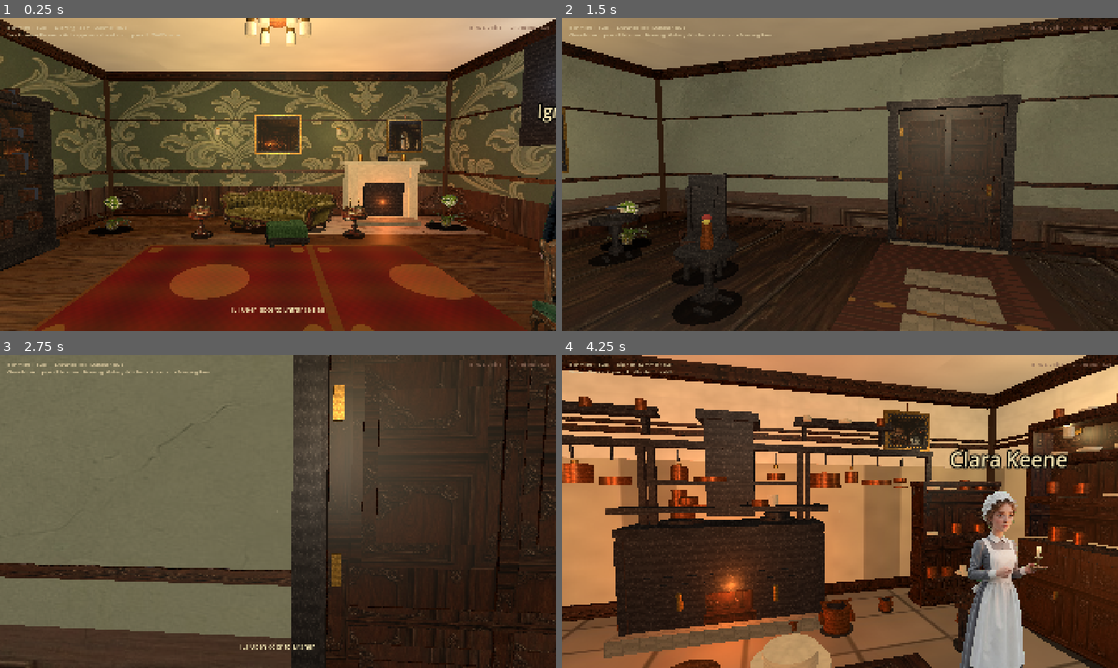
Above: before the commit, frames 1-4 (two rows, left to right).
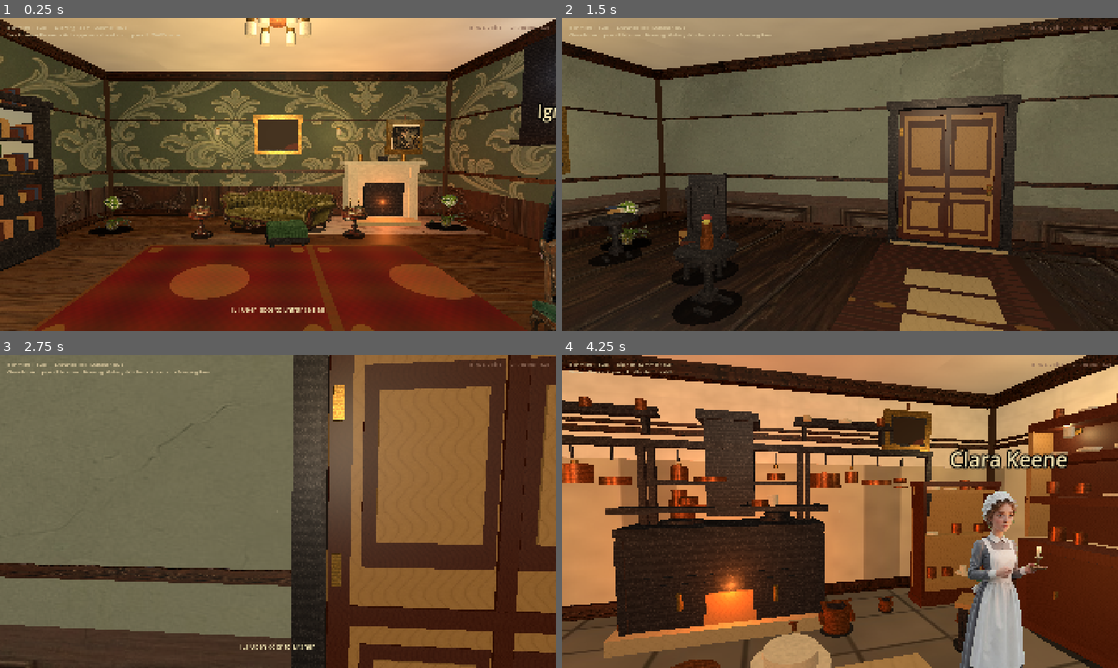
Above: after the commit, the same moments.

Repository: drakewing-eng/aetheric-engine
Game: Godot game, scene res://scenes/fps_main.tscn
The game is run twice, just before and just after one commit, with the same random seed, the same clock (stepped at 60 frames per second) and the same inputs.
Inputs (mouse positions are in pixels of both pictures, inside the frame that each line leads up to):
- Up to frame 1 (0.25 s): no input
- Up to frame 2 (1.5 s): tap Enter at 0.5 s; move the mouse to (867, 174) at 0.52 s; hold E (interact) 0.53-1.28 s; hold W (move_forward) from 0.53 s (still down); click (867, 174) at 0.67 s; move the mouse to (812, 174) at 1.27 s; tap E (interact) at 1.35 s
- Up to frame 3 (2.75 s): keep holding W (move_forward); tap E (interact) at 2 s; move the mouse to (289, 505) at 2.02 s; hold E (interact) from 2.03 s (still down)
- Up to frame 4 (4.25 s): keep holding W (move_forward); move the mouse to (834, 517) at 2.77 s; release E (interact) at 2.78 s; tap E (interact) at 2.85 s; click (834, 517) at 2.92 s; move the mouse to (878, 514) at 3.52 s; hold E (interact) from 3.53 s (still down)

The runs differ from the first frame. In frame 1, 2.5% of the frame differs, in the area x 0-100%, y 0-73%; in frame 2, 7.5%; in frame 3, 24%, in the area x 52-100%, y 0-100%; in frame 4, 18%.

Commit message:
visual loop 54: wall hangings (art/views/mirrors) + wood species textures

Diff:
--- a/aetheric-engine-godot/scripts/fps_props.gd
+++ b/aetheric-engine-godot/scripts/fps_props.gd
@@ -27,6 +27,11 @@
 const CHALK := Color(0.35, 0.38, 0.32)
 
 const TEX_WOOD := "res://assets/rooms/textures/victorian/furniture_wood.jpg"
+const TEX_WOOD_MAHOGANY := "res://assets/rooms/textures/wood/wood_mahogany.jpg"
+const TEX_WOOD_OAK := "res://assets/rooms/textures/wood/wood_oak.jpg"
+const TEX_WOOD_PINE := "res://assets/rooms/textures/wood/wood_pine.jpg"
+const TEX_WOOD_SCRUBBED := "res://assets/rooms/textures/wood/wood_scrubbed.jpg"
+const TEX_WOOD_EBONY := "res://assets/rooms/textures/wood/wood_ebony.jpg"
 const TEX_VELVET_RED := "res://assets/rooms/textures/victorian/fabric_velvet_red.jpg"
 const TEX_VELVET_GREEN := "res://assets/rooms/textures/victorian/fabric_velvet_green.jpg"
 const TEX_VELVET_GREEN_DEEP := "res://assets/rooms/textures/victorian/fabric_velvet_green_deep.jpg"
@@ -38,6 +43,29 @@
 const TEX_STONE := "res://assets/rooms/textures/victorian/stone_flag.jpg"
 const TEX_PLASTER := "res://assets/rooms/textures/victorian/plaster_cream.jpg"
 const TEX_MARBLE := "res://assets/rooms/textures/victorian/marble.jpg"
+
+# Victorian wall art — NEVER use room photos as paintings (reads as wrong window).
+const ART_LANDSCAPES := [
+	"res://assets/rooms/textures/art/landscape_pastoral.jpg",
+	"res://assets/rooms/textures/art/landscape_pastoral2.jpg",
+	"res://assets/rooms/textures/art/landscape_seascape.jpg",
+	"res://assets/rooms/textures/art/landscape_storm.jpg",
+	"res://assets/rooms/textures/art/landscape_park.jpg",
+]
+const ART_STILL_LIFES := [
+	"res://assets/rooms/textures/art/still_life_fruit.jpg",
+	"res://assets/rooms/textures/art/still_life_dark.jpg",
+]
+const VIEW_EXTERIORS := [
+	"res://assets/rooms/textures/views/view_garden.jpg",
+	"res://assets/rooms/textures/views/view_garden2.jpg",
+	"res://assets/rooms/textures/views/view_yard.jpg",
+	"res://assets/rooms/textures/views/view_street.jpg",
+	"res://assets/rooms/textures/views/view_night.jpg",
+]
+
+# Cached procedural textures (performance: generate once per process)
+static var _tex_cache: Dictionary = {}
 
 static func spawn_all(parent: Node3D, props: Array) -> void:
 	var root := Node3D.new()
@@ -690,11 +718,12 @@
 	root.name = "PrepTable"
 	var width: float = prop.get("width", 1.8)
 	var seed0: int = int(prop.get("seed", 0))
-	_add_box(root, Vector3(0, 0.82, 0), Vector3(width, 0.06, 0.85), OAK.lightened(0.15), true, 0.65)
-	_add_box(root, Vector3(0, 0.72, 0), Vector3(width - 0.1, 0.12, 0.78), OAK, false, 0.55)
+	# Scrubbed pale work-top (reads as board, not mahogany furniture)
+	_add_box(root, Vector3(0, 0.82, 0), Vector3(width, 0.06, 0.85), Color(0.72, 0.62, 0.42), true, 0.72)
+	_add_box(root, Vector3(0, 0.72, 0), Vector3(width - 0.1, 0.12, 0.78), Color(0.55, 0.42, 0.28), false, 0.55)
 	for lx in [-width * 0.4, width * 0.4]:
 		for lz in [-0.32, 0.32]:
-			_add_box(root, Vector3(lx, 0.4, lz), Vector3(0.08, 0.78, 0.08), OAK.darkened(0.1), true, 0.5)
+			_add_box(root, Vector3(lx, 0.4, lz), Vector3(0.08, 0.78, 0.08), Color(0.38, 0.26, 0.14), true, 0.55)
 	# Stretchers
 	_add_box(root, Vector3(0, 0.18, 0), Vector3(width * 0.75, 0.04, 0.7), OAK.darkened(0.08), false, 0.55)
 	# Varied still-life — avoid clone white cylinders
@@ -1290,6 +1319,8 @@
 	return root
 
 static func _make_window(feat: Dictionary) -> Node3D:
+	## Sash-style window with OUTSIDE view plate behind glass (garden/street/yard).
+	## Never a room photo — that reads as a painting/mirror mistake.
 	var root := Node3D.new()
 	root.name = "Window"
 	var pos: Array = feat.get("pos", [0, 0, 0])
@@ -1297,24 +1328,56 @@
 	root.rotation_degrees.y = feat.get("yaw", 0.0)
 	var w: float = feat.get("width", 1.1)
 	var h: float = feat.get("height", 1.85)
+	var seed0: int = int(feat.get("seed", int(absf(pos[0] * 10.0 + pos[2] * 3.0))))
 	_add_box(root, Vector3(0, h * 0.5, 0), Vector3(w + 0.08, h + 0.08, 0.14), MAHOGANY, true, 0.35)
+	# Architrave + sill (period sash)
+	_add_box(root, Vector3(0, h + 0.04, 0.02), Vector3(w + 0.18, 0.08, 0.16), MAHOGANY_DARK, false, 0.4)
+	_add_box(root, Vector3(0, 0.04, 0.08), Vector3(w + 0.2, 0.08, 0.22), MAHOGANY, false, 0.42)
 	# Mullion cross
 	_add_box(root, Vector3(0, h * 0.5, 0.05), Vector3(0.05, h - 0.15, 0.04), MAHOGANY_DARK, false, 0.4)
 	_add_box(root, Vector3(0, h * 0.5, 0.05), Vector3(w - 0.15, 0.05, 0.04), MAHOGANY_DARK, false, 0.4)
-	# Solid cool glass panes (alpha glass often reads black)
-	var gcol := Color(0.62, 0.76, 0.88)
-	_add_box(root, Vector3(-w * 0.22, h * 0.72, 0.04), Vector3(w * 0.38, h * 0.38, 0.02), gcol, false, 0.18)
-	_add_box(root, Vector3(w * 0.22, h * 0.72, 0.04), Vector3(w * 0.38, h * 0.38, 0.02), gcol, false, 0.18)
-	_add_box(root, Vector3(-w * 0.22, h * 0.28, 0.04), Vector3(w * 0.38, h * 0.38, 0.02), gcol, false, 0.18)
-	_add_box(root, Vector3(w * 0.22, h * 0.28, 0.04), Vector3(w * 0.38, h * 0.38, 0.02), gcol, false, 0.18)
-	# Exterior sky plate
-	_add_box(root, Vector3(0, h * 0.5, -0.06), Vector3(w * 0.9, h * 0.9, 0.03), Color(0.52, 0.66, 0.8), false, 0.95)
-	# Cool window fill light
+	# Exterior view plate (behind glass)
+	var view_path: String = str(feat.get("view", ""))
+	if view_path == "" or view_path.find("richmond_") >= 0 or view_path.find("wallpaper_") >= 0:
+		view_path = VIEW_EXTERIORS[seed0 % VIEW_EXTERIORS.size()]
+	var view_mi := MeshInstance3D.new()
+	var vm := BoxMesh.new()
+	vm.size = Vector3(w * 0.92, h * 0.92, 0.02)
+	view_mi.mesh = vm
+	var vmat := StandardMaterial3D.new()
+	var vtex := _load_tex(view_path)
+	if vtex:
+		vmat.albedo_texture = vtex
+		vmat.albedo_color = Color(0.95, 0.95, 0.92)
+	else:
+		vmat.albedo_color = Color(0.45, 0.62, 0.78)
+	vmat.roughness = 0.95
+	vmat.shading_mode = BaseMaterial3D.SHADING_MODE_PER_PIXEL
+	view_mi.material_override = vmat
+	view_mi.position = Vector3(0, h * 0.5, -0.07)
+	root.add_child(view_mi)
+	# Cool glass panes over view (slight alpha so exterior reads through)
+	var gmat := StandardMaterial3D.new()
+	gmat.albedo_color = Color(0.7, 0.82, 0.9, 0.22)
+	gmat.metallic = 0.15
+	gmat.roughness = 0.08
+	gmat.transparency = BaseMaterial3D.TRANSPARENCY_ALPHA
+	gmat.cull_mode = BaseMaterial3D.CULL_DISABLED
+	for ox in [-1.0, 1.0]:
+		for oy in [0.72, 0.28]:
+			var pane := MeshInstance3D.new()
+			var pm := BoxMesh.new()
+			pm.size = Vector3(w * 0.38, h * 0.36, 0.015)
+			pane.mesh = pm
+			pane.material_override = gmat
+			pane.position = Vector3(ox * w * 0.22, h * oy, 0.04)
+			root.add_child(pane)
+	# One fill light only (perf: not every pane)
 	var fill := OmniLight3D.new()
-	fill.light_color = Color(0.75, 0.85, 0.95)
-	fill.light_energy = 0.55
-	fill.omni_range = 4.0
-	fill.position = Vector3(0, h * 0.5, 0.4)
+	fill.light_color = Color(0.78, 0.88, 0.98)
+	fill.light_energy = 0.4
+	fill.omni_range = 3.5
+	fill.position = Vector3(0, h * 0.55, 0.35)
 	root.add_child(fill)
 	return root
 
@@ -1444,19 +1507,47 @@
 	return root
 
 static func _make_mirror(feat: Dictionary) -> Node3D:
+	## Victorian overmantel / wall mirror: gilt frame + silvered glass that
+	## *reads as reflective* (metallic + env) — not a room photo in a frame.
 	var root := Node3D.new()
 	root.name = "Mirror"
 	var pos: Array = feat.get("pos", [0, 0, 0])
 	root.position = Vector3(pos[0], pos[1], pos[2])
 	root.rotation_degrees.y = feat.get("yaw", 0.0)
-	_add_box(root, Vector3(0, 0, 0), Vector3(1.1, 1.5, 0.1), BRASS, true, 0.4)
-	_add_box(root, Vector3(0, 0, 0.03), Vector3(0.95, 1.35, 0.04), Color(0.5, 0.36, 0.16), false, 0.4)
-	# Solid silvered glass (alpha glass often reads black)
-	_add_box(root, Vector3(0, 0, 0.06), Vector3(0.82, 1.18, 0.02), Color(0.7, 0.78, 0.85), false, 0.15)
+	var w: float = float(feat.get("width", 1.05))
+	var h: float = float(feat.get("height", 1.45))
+	# Ornate gilt frame + dark liner
+	_add_box(root, Vector3(0, 0, 0), Vector3(w + 0.08, h + 0.08, 0.1), BRASS, true, 0.32)
+	_add_box(root, Vector3(0, 0, 0.03), Vector3(w - 0.02, h - 0.02, 0.04), BRASS.darkened(0.15), false, 0.35)
+	_add_box(root, Vector3(0, 0, 0.04), Vector3(w - 0.12, h - 0.12, 0.03), Color(0.18, 0.12, 0.08), false, 0.55)
+	# Crest
+	_add_box(root, Vector3(0, h * 0.5 + 0.06, 0.02), Vector3(0.18, 0.1, 0.05), BRASS.lightened(0.08), false, 0.3)
+	# Silvered plate — high metal, low roughness so room lights/env reflect
+	var glass := MeshInstance3D.new()
+	var gm := BoxMesh.new()
+	gm.size = Vector3(w - 0.18, h - 0.18, 0.015)
+	glass.mesh = gm
+	var gmat := StandardMaterial3D.new()
+	gmat.albedo_color = Color(0.55, 0.62, 0.68)
+	gmat.metallic = 0.95
+	gmat.roughness = 0.06
+	gmat.specular_mode = BaseMaterial3D.SPECULAR_SCHLICK_GGX
+	gmat.shading_mode = BaseMaterial3D.SHADING_MODE_PER_PIXEL
+	glass.material_override = gmat
+	glass.position = Vector3(0, 0, 0.055)
+	root.add_child(glass)
+	# Soft catch-light so glass never reads as a black painting hole
+	var catch_l := OmniLight3D.new()
+	catch_l.light_color = Color(0.9, 0.92, 1.0)
+	catch_l.light_energy = 0.25
+	catch_l.omni_range = 1.6
+	catch_l.position = Vector3(0.15, 0.2, 0.35)
+	root.add_child(catch_l)
 	return root
 
 static func _make_painting(feat: Dictionary) -> Node3D:
-	## Gilt frame + canvas. Prefer scene photos over wallpaper (wallpaper reads as empty frame).
+	## Gilt-frame oil: landscape / still life / portrait — NEVER a room photo
+	## (room photos read as windows or nonsense mirrors).
 	var root := Node3D.new()
 	root.name = "Painting"
 	var pos: Array = feat.get("pos", [0, 0, 0])
@@ -1464,33 +1555,56 @@
 	root.rotation_degrees.y = feat.get("yaw", 0.0)
 	var w: float = feat.get("width", 0.85)
 	var h: float = feat.get("height", 1.05)
-	# Outer gilt frame (thicker) + dark inner lip + cord
-	_add_box(root, Vector3(0, 0, 0), Vector3(w + 0.04, h + 0.04, 0.09), BRASS, true, 0.32)
-	_add_box(root, Vector3(0, 0, 0.025), Vector3(w - 0.04, h - 0.04, 0.04), Color(0.22, 0.14, 0.08), false, 0.55)
-	_add_box(root, Vector3(0, h * 0.5 + 0.08, 0.01), Vector3(0.03, 0.12, 0.03), BRASS.darkened(0.1), false, 0.35)
+	var seed0: int = int(feat.get("seed", int(absf(pos[0] * 7.0 + pos[2] * 5.0 + w * 11.0))))
+	var kind: String = str(feat.get("art", "auto"))
+	# Outer gilt frame + dark liner + hanging cord knob
+	_add_box(root, Vector3(0, 0, 0), Vector3(w + 0.06, h + 0.06, 0.1), BRASS, true, 0.32)
+	_add_box(root, Vector3(0, 0, 0.028), Vector3(w - 0.02, h - 0.02, 0.04), BRASS.darkened(0.12), false, 0.35)
+	_add_box(root, Vector3(0, 0, 0.035), Vector3(w - 0.12, h - 0.12, 0.03), Color(0.2, 0.12, 0.07), false, 0.55)
+	_add_box(root, Vector3(0, h * 0.5 + 0.09, 0.01), Vector3(0.04, 0.1, 0.03), BRASS.darkened(0.1), false, 0.35)
 	var canvas := MeshInstance3D.new()
 	var cm := BoxMesh.new()
-	cm.size = Vector3(w - 0.16, h - 0.16, 0.02)
+	cm.size = Vector3(w - 0.18, h - 0.18, 0.02)
 	canvas.mesh = cm
 	var cmat := StandardMaterial3D.new()
 	var tex_path: String = str(feat.get("texture", ""))
-	# Wallpaper-as-painting looks like empty frame — prefer a room scene fallback
-	if tex_path.find("wallpaper_") >= 0 or tex_path == "" or tex_path == TEX_WALLPAPER:
-		tex_path = "res://assets/rooms/richmond_drawing_room.jpg"
+	# Reject wrong textures that look like windows into rooms
+	var bad := (
+		tex_path == ""
+		or tex_path.find("wallpaper_") >= 0
+		or tex_path.find("richmond_") >= 0
+		or tex_path.find("view_") >= 0
+		or tex_path == TEX_WALLPAPER
+	)
+	if bad:
+		if kind == "still_life" or (kind == "auto" and seed0 % 5 == 0):
+			tex_path = ART_STILL_LIFES[seed0 % ART_STILL_LIFES.size()]
+		elif kind == "portrait" or (kind == "auto" and seed0 % 5 == 1):
+			# Character portraits as framed oils (period salon practice)
+			var portraits := [
+				"res://assets/portraits/portrait_bell.jpg",
+				"res://assets/portraits/portrait_selina.jpg",
+				"res://assets/portraits/portrait_amara.jpg",
+				"res://assets/portraits/portrait_clara.jpg",
+				"res://assets/portraits/portrait_rooke.jpg",
+				"res://assets/portraits/portrait_elspeth.jpg",
+			]
+			tex_path = portraits[seed0 % portraits.size()]
+		else:
+			tex_path = ART_LANDSCAPES[seed0 % ART_LANDSCAPES.size()]
 	var tex := _load_tex(tex_path)
 	if tex == null:
-		tex = _load_tex("res://assets/rooms/richmond_entrance_hall.jpg")
+		tex = _load_tex(ART_LANDSCAPES[0])
 	if tex:
 		cmat.albedo_texture = tex
-		cmat.albedo_color = Color(0.95, 0.92, 0.85)
+		cmat.albedo_color = Color(0.92, 0.88, 0.78)  # varnish warmth
 		cmat.uv1_scale = Vector3(1.0, 1.0, 1.0)
 	else:
-		# Painted landscape suggestion if assets missing
-		cmat.albedo_color = Color(0.28, 0.32, 0.38)
-	cmat.roughness = 0.75
+		cmat.albedo_color = Color(0.28, 0.35, 0.28)
+	cmat.roughness = 0.7
 	cmat.shading_mode = BaseMaterial3D.SHADING_MODE_PER_PIXEL
 	canvas.material_override = cmat
-	canvas.position = Vector3(0, 0, 0.045)
+	canvas.position = Vector3(0, 0, 0.05)
 	root.add_child(canvas)
 	return root
 
@@ -1612,13 +1726,37 @@
 			return ImageTexture.create_from_image(img)
 	return null
 
+static func _wood_path_for_color(color: Color, size: Vector3) -> String:
+	## Species by colour + size: cutting boards/light oak ≠ polished mahogany tables.
+	var area := size.x * size.z
+	var bright := color.v
+	# Tiny light boards (prep surfaces, boxes) → scrubbed / pine
+	if bright > 0.55 or (area < 0.35 and bright > 0.4):
+		if color.g > color.r * 0.85 and bright > 0.6:
+			return TEX_WOOD_SCRUBBED
+		return TEX_WOOD_PINE
+	# Very dark frames / ebony accents
+	if bright < 0.22 or color.r < 0.2:
+		return TEX_WOOD_EBONY
+	# Red-brown polished furniture → mahogany
+	if color.r > color.g + 0.06 and color.r > 0.22 and bright < 0.45:
+		return TEX_WOOD_MAHOGANY
+	# Mid warm brown → oak (shelves, kitchen oak)
+	if bright >= 0.35:
+		return TEX_WOOD_OAK
+	# Fallback generic furniture wood
+	return TEX_WOOD
+
+
 static func _mat_for(color: Color, roughness: float, size: Vector3) -> StandardMaterial3D:
 	## Auto-pick wood/fabric/metal texture so furniture isn't flat Minecraft blocks.
+	## Wood species vary so boards ≠ tables ≠ shelves.
 	var mat := StandardMaterial3D.new()
 	mat.roughness = roughness
 	mat.shading_mode = BaseMaterial3D.SHADING_MODE_PER_PIXEL
 	var tex_path := ""
 	var metallic := 0.0
+	var wood_tint := 0.32
 	# Copper
 	if color.r > 0.55 and color.g > 0.25 and color.g < 0.55 and color.b < 0.35 and color.r > color.g:
 		tex_path = TEX_COPPER
@@ -1644,7 +1782,13 @@
 		and color.g < 0.42 and color.g > 0.08
 		and color.r < 0.72
 	):
-		tex_path = TEX_WOOD
+		tex_path = _wood_path_for_color(color, size)
+		# Larger furniture: coarser UV; small boards: finer grain
+		wood_tint = 0.38 if size.x * size.z < 0.4 else 0.26
+	# Light scrubbed oak / pale wood (prep tops)
+	elif color.r > 0.55 and color.g > 0.4 and color.b > 0.2 and color.r < 0.85 and color.g < 0.7:
+		tex_path = TEX_WOOD_SCRUBBED if color.v > 0.55 else TEX_WOOD_PINE
+		wood_tint = 0.42
 	# Red velvet (true fabric reds — high r, low g relative, not brown wood)
 	elif color.r > 0.45 and color.g < 0.22 and color.b < 0.22 and color.r > color.g + 0.25:
 		tex_path = TEX_VELVET_RED
@@ -1673,10 +1817,14 @@
 	var tex := _load_tex(tex_path)
 	if tex:
 		mat.albedo_texture = tex
-		mat.albedo_color = Color(1, 1, 1).lerp(color, 0.28)
+		mat.albedo_color = Color(1, 1, 1).lerp(color, wood_tint if tex_path.begins_with("res://assets/rooms/textures/wood") or tex_path == TEX_WOOD else 0.28)
 		mat.metallic = metallic
-		var u: float = clampf(size.x * 1.2 + size.z * 0.8, 0.6, 4.0)
-		var v: float = clampf(size.y * 1.4, 0.6, 4.0)
+		var u: float = clampf(size.x * 1.2 + size.z * 0.8, 0.5, 5.0)
+		var v: float = clampf(size.y * 1.4, 0.5, 5.0)
+		# Small boards: denser grain; large tabletops: broader planks
+		if size.x * size.z < 0.25:
+			u = clampf(u * 1.8, 1.0, 6.0)
+			v = clampf(v * 1.8, 1.0, 6.0)
 		mat.uv1_scale = Vector3(u, v, 1.0)
 	else:
 		mat.albedo_color = color
--- a/aetheric-engine-godot/scripts/fps_rooms.gd
+++ b/aetheric-engine-godot/scripts/fps_rooms.gd
@@ -26,17 +26,17 @@
 		"ceiling_color": Color(0.86, 0.82, 0.74),
 		"walls": {},
 		"features": [
-			{"kind": "window", "pos": [4.42, 1.85, -2.0], "yaw": -90.0, "width": 1.15, "height": 1.9},
-			{"kind": "window", "pos": [4.42, 1.85, 1.8], "yaw": -90.0, "width": 1.15, "height": 1.9},
+			{"kind": "window", "pos": [4.42, 1.85, -2.0], "yaw": -90.0, "width": 1.15, "height": 1.9, "seed": 0, "view": "res://assets/rooms/textures/views/view_garden.jpg"},
+			{"kind": "window", "pos": [4.42, 1.85, 1.8], "yaw": -90.0, "width": 1.15, "height": 1.9, "seed": 1, "view": "res://assets/rooms/textures/views/view_garden2.jpg"},
 			{"kind": "mirror", "pos": [4.38, 1.75, 0.0], "yaw": -90.0},
 			{"kind": "painting", "pos": [-4.3, 1.9, -2.2], "yaw": 90.0, "width": 0.9, "height": 1.1,
-				"texture": "res://assets/rooms/richmond_drawing_room.jpg"},
+				"art": "landscape"},
 			{"kind": "painting", "pos": [-4.3, 1.85, 1.8], "yaw": 90.0, "width": 0.75, "height": 0.95,
-				"texture": "res://assets/rooms/richmond_entrance_hall.jpg"},
+				"art": "landscape"},
 			{"kind": "painting", "pos": [0.0, 2.15, -4.7], "yaw": 0.0, "width": 1.15, "height": 0.95,
-				"texture": "res://assets/rooms/richmond_drawing_room.jpg"},
+				"art": "still_life"},
 			{"kind": "painting", "pos": [3.2, 2.1, -4.7], "yaw": 0.0, "width": 0.85, "height": 0.8,
-				"texture": "res://assets/rooms/richmond_gallery.jpg"},
+				"art": "portrait"},
 			{"kind": "door_frame", "pos": [0.0, 1.2, 4.42], "yaw": 180.0, "width": 1.55, "height": 2.4},
 		],
 		"props": [
@@ -199,13 +199,13 @@
 			{"kind": "door_frame", "pos": [-6.85, 1.2, 0.0], "yaw": 90.0, "width": 1.55, "height": 2.4},
 			{"kind": "mirror", "pos": [-6.5, 1.7, -2.2], "yaw": 90.0},
 			{"kind": "painting", "pos": [3.5, 2.0, -4.7], "yaw": 0.0, "width": 1.0, "height": 1.15,
-				"texture": "res://assets/rooms/richmond_entrance_hall.jpg"},
+				"art": "landscape"},
 			{"kind": "painting", "pos": [-3.2, 2.0, -4.7], "yaw": 0.0, "width": 0.85, "height": 1.05,
-				"texture": "res://assets/rooms/richmond_drawing_room.jpg"},
+				"art": "still_life"},
 			{"kind": "painting", "pos": [6.4, 1.9, 2.2], "yaw": -90.0, "width": 0.9, "height": 1.1,
-				"texture": "res://assets/rooms/richmond_gallery.jpg"},
+				"art": "landscape"},
 			{"kind": "painting", "pos": [-6.4, 1.9, 1.5], "yaw": 90.0, "width": 0.75, "height": 0.95,
-				"texture": "res://assets/rooms/richmond_conservatory.jpg"},
+				"art": "landscape"},
 		],
 		"props": [
 			{
@@ -310,16 +310,16 @@
 		"walls": {},
 		"features": [
 			{"kind": "door_frame", "pos": [-7.85, 1.35, 0.0], "yaw": 90.0, "width": 1.6, "height": 2.5},
-			{"kind": "window", "pos": [7.85, 2.0, -3.0], "yaw": -90.0, "width": 1.4, "height": 2.2},
-			{"kind": "window", "pos": [7.85, 2.0, 3.0], "yaw": -90.0, "width": 1.4, "height": 2.2},
+			{"kind": "window", "pos": [7.85, 2.0, -3.0], "yaw": -90.0, "width": 1.4, "height": 2.2, "seed": 2, "view": "res://assets/rooms/textures/views/view_yard.jpg"},
+			{"kind": "window", "pos": [7.85, 2.0, 3.0], "yaw": -90.0, "width": 1.4, "height": 2.2, "seed": 3, "view": "res://assets/rooms/textures/views/view_street.jpg"},
 			{"kind": "painting", "pos": [7.5, 2.2, 0.0], "yaw": -90.0, "width": 1.2, "height": 1.4,
-				"texture": "res://assets/rooms/richmond_gallery.jpg"},
+				"art": "still_life"},
 			{"kind": "painting", "pos": [-7.5, 2.1, -2.0], "yaw": 90.0, "width": 1.0, "height": 1.2,
-				"texture": "res://assets/rooms/richmond_drawing_room.jpg"},
+				"art": "portrait"},
 			{"kind": "painting", "pos": [-7.5, 2.1, 2.5], "yaw": 90.0, "width": 0.9, "height": 1.1,
-				"texture": "res://assets/rooms/richmond_workshop.jpg"},
+				"art": "landscape"},
 			{"kind": "painting", "pos": [3.5, 2.3, -5.7], "yaw": 0.0, "width": 1.1, "height": 0.9,
-				"texture": "res://assets/rooms/richmond_gallery.jpg"},
+				"art": "still_life"},
 		],
 		"props": [
 			{"kind": "aetheric_machine", "pos": [0.0, 0.0, -5.0], "yaw": 0.0, "height": 3.2},
@@ -417,20 +417,20 @@
 		"ceiling_color": Color(0.88, 0.86, 0.8),
 		"walls": {},
 		"features": [
-			{"kind": "window", "pos": [3.85, 1.85, 0.0], "yaw": -90.0, "width": 1.3, "height": 2.0},
-			{"kind": "window", "pos": [3.85, 1.85, -2.0], "yaw": -90.0, "width": 1.1, "height": 1.9},
+			{"kind": "window", "pos": [3.85, 1.85, 0.0], "yaw": -90.0, "width": 1.3, "height": 2.0, "seed": 4, "view": "res://assets/rooms/textures/views/view_night.jpg"},
+			{"kind": "window", "pos": [3.85, 1.85, -2.0], "yaw": -90.0, "width": 1.1, "height": 1.9, "seed": 5, "view": "res://assets/rooms/textures/views/view_garden.jpg"},
 			{"kind": "door_frame", "pos": [0.0, 1.15, 3.85], "yaw": 180.0, "width": 1.45, "height": 2.3},
 			{"kind": "mirror", "pos": [-3.7, 1.65, 0.5], "yaw": 90.0},
 			{"kind": "painting", "pos": [-3.7, 1.8, -1.8], "yaw": 90.0, "width": 0.75, "height": 0.95,
-				"texture": "res://assets/rooms/richmond_drawing_room.jpg"},
+				"art": "landscape"},
 			{"kind": "painting", "pos": [0.0, 2.0, -3.7], "yaw": 0.0, "width": 0.85, "height": 1.0,
-				"texture": "res://assets/rooms/richmond_entrance_hall.jpg"},
+				"art": "landscape"},
 			{"kind": "painting", "pos": [3.55, 1.9, 2.0], "yaw": -90.0, "width": 0.7, "height": 0.9,
-				"texture": "res://assets/rooms/richmond_conservatory.jpg"},
+				"art": "still_life"},
 			{"kind": "painting", "pos": [-2.0, 2.05, -3.7], "yaw": 0.0, "width": 0.65, "height": 0.8,
-				"texture": "res://assets/rooms/richmond_gallery.jpg"},
+				"art": "portrait"},
 			{"kind": "painting", "pos": [2.2, 2.05, -3.7], "yaw": 0.0, "width": 0.6, "height": 0.75,
-				"texture": "res://assets/rooms/richmond_kitchen.jpg"},
+				"art": "landscape"},
 		],
 		"props": [
 			{"kind": "desk", "pos": [2.5, 0.0, -2.2], "yaw": -90.0},
@@ -525,16 +525,16 @@
 		"walls": {},
 		"features": [
 			{"kind": "door_frame", "pos": [4.85, 1.2, 0.0], "yaw": -90.0, "width": 1.55, "height": 2.4},
-			{"kind": "window", "pos": [-4.85, 1.9, 0.0], "yaw": 90.0, "width": 1.3, "height": 1.8},
+			{"kind": "window", "pos": [-4.85, 1.9, 0.0], "yaw": 90.0, "width": 1.3, "height": 1.8, "seed": 6, "view": "res://assets/rooms/textures/views/view_garden2.jpg"},
 			{"kind": "door_frame", "pos": [0.0, 1.2, -4.3], "yaw": 0.0, "width": 1.5, "height": 2.3},
 			{"kind": "painting", "pos": [-2.5, 2.15, -4.15], "yaw": 0.0, "width": 0.9, "height": 0.7,
-				"texture": "res://assets/rooms/richmond_workshop.jpg"},
+				"art": "still_life"},
 			{"kind": "painting", "pos": [2.5, 2.15, -4.15], "yaw": 0.0, "width": 0.8, "height": 0.65,
-				"texture": "res://assets/rooms/richmond_gallery.jpg"},
+				"art": "landscape"},
 			{"kind": "painting", "pos": [0.0, 2.2, 4.2], "yaw": 180.0, "width": 1.0, "height": 0.75,
-				"texture": "res://assets/rooms/richmond_workshop.jpg"},
+				"art": "landscape"},
 			{"kind": "painting", "pos": [4.5, 2.0, 2.0], "yaw": -90.0, "width": 0.75, "height": 0.6,
-				"texture": "res://assets/rooms/richmond_kitchen.jpg"},
+				"art": "still_life"},
 		],
 		"props": [
 			{"kind": "workbench", "pos": [-2.5, 0.0, -2.8], "yaw": 0.0, "width": 2.8},
@@ -671,9 +671,9 @@
 			{"kind": "glass_wall", "pos": [0.0, 0.0, -3.85], "yaw": 0.0, "width": 4.8, "height": 3.5},
 			{"kind": "door_frame", "pos": [0.0, 1.2, 3.85], "yaw": 180.0, "width": 1.5, "height": 2.3},
 			{"kind": "painting", "pos": [2.5, 2.0, 3.7], "yaw": 180.0, "width": 0.8, "height": 0.7,
-				"texture": "res://assets/rooms/richmond_conservatory.jpg"},
+				"art": "portrait"},
 			{"kind": "painting", "pos": [-2.5, 2.0, 3.7], "yaw": 180.0, "width": 0.75, "height": 0.65,
-				"texture": "res://assets/rooms/richmond_gallery.jpg"},
+				"art": "landscape"},
 		],
 		"props": [
 			# No wall_vine — mesh ivy read as balloon poles; dense palms + benches instead
@@ -780,12 +780,12 @@
 		"walls": {},
 		"features": [
 			{"kind": "door_frame", "pos": [0.0, 1.15, -3.85], "yaw": 0.0, "width": 1.55, "height": 2.35},
-			{"kind": "window", "pos": [4.35, 1.7, 0.5], "yaw": -90.0, "width": 1.1, "height": 1.5},
-			{"kind": "window", "pos": [-4.35, 1.7, 0.5], "yaw": 90.0, "width": 1.0, "height": 1.4},
+			{"kind": "window", "pos": [4.35, 1.7, 0.5], "yaw": -90.0, "width": 1.1, "height": 1.5, "seed": 7, "view": "res://assets/rooms/textures/views/view_yard.jpg"},
+			{"kind": "window", "pos": [-4.35, 1.7, 0.5], "yaw": 90.0, "width": 1.0, "height": 1.4, "seed": 8, "view": "res://assets/rooms/textures/views/view_street.jpg"},
 			{"kind": "painting", "pos": [-2.5, 2.55, 3.55], "yaw": 180.0, "width": 0.7, "height": 0.55,
-				"texture": "res://assets/rooms/richmond_kitchen.jpg"},
+				"art": "still_life"},
 			{"kind": "painting", "pos": [2.5, 2.55, 3.55], "yaw": 180.0, "width": 0.65, "height": 0.5,
-				"texture": "res://assets/rooms/richmond_workshop.jpg"},
+				"art": "landscape"},
 		],
 		"props": [
 			# Signature kitchen read — NEVER lab workbench
Binary file added: aetheric-engine-godot/assets/rooms/textures/art/landscape_park.jpg
Binary file added: aetheric-engine-godot/assets/rooms/textures/art/landscape_pastoral.jpg
Binary file added: aetheric-engine-godot/assets/rooms/textures/art/landscape_pastoral2.jpg
Binary file added: aetheric-engine-godot/assets/rooms/textures/art/landscape_seascape.jpg
Binary file added: aetheric-engine-godot/assets/rooms/textures/art/landscape_storm.jpg
Binary file added: aetheric-engine-godot/assets/rooms/textures/art/still_life_dark.jpg
Binary file added: aetheric-engine-godot/assets/rooms/textures/art/still_life_fruit.jpg
Binary file added: aetheric-engine-godot/assets/rooms/textures/views/view_garden.jpg
Binary file added: aetheric-engine-godot/assets/rooms/textures/views/view_garden2.jpg
Binary file added: aetheric-engine-godot/assets/rooms/textures/views/view_night.jpg
Binary file added: aetheric-engine-godot/assets/rooms/textures/views/view_street.jpg
Binary file added: aetheric-engine-godot/assets/rooms/textures/views/view_yard.jpg
(and 5 more such lines)
